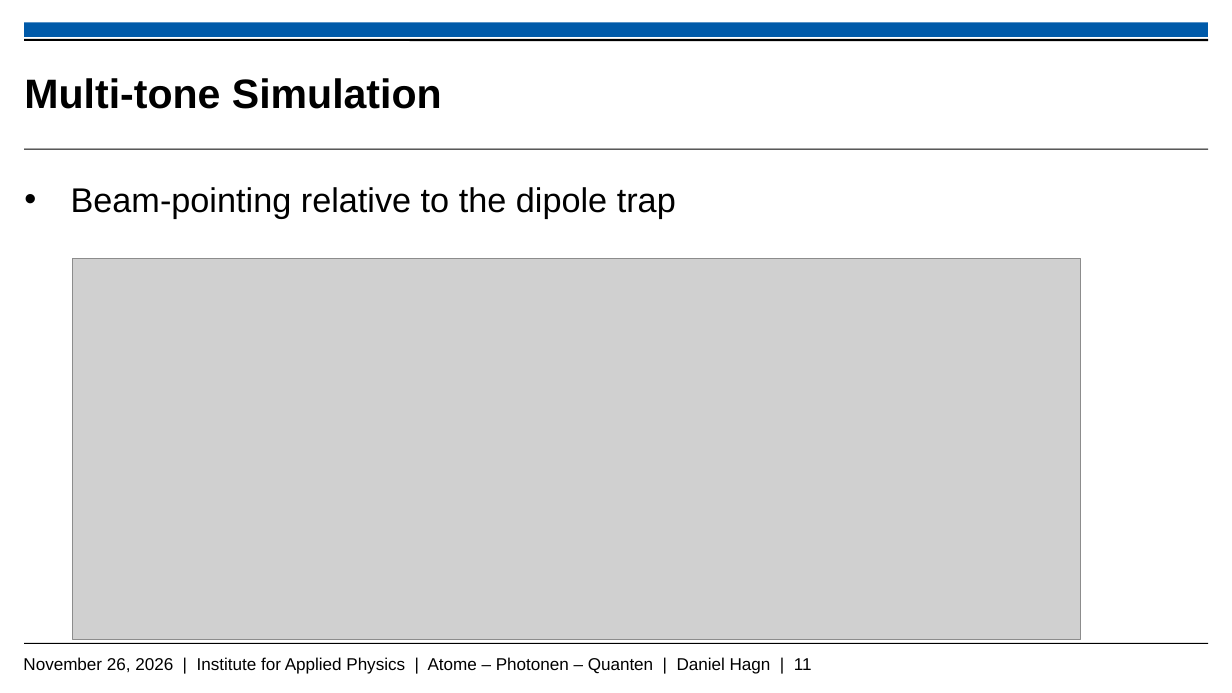
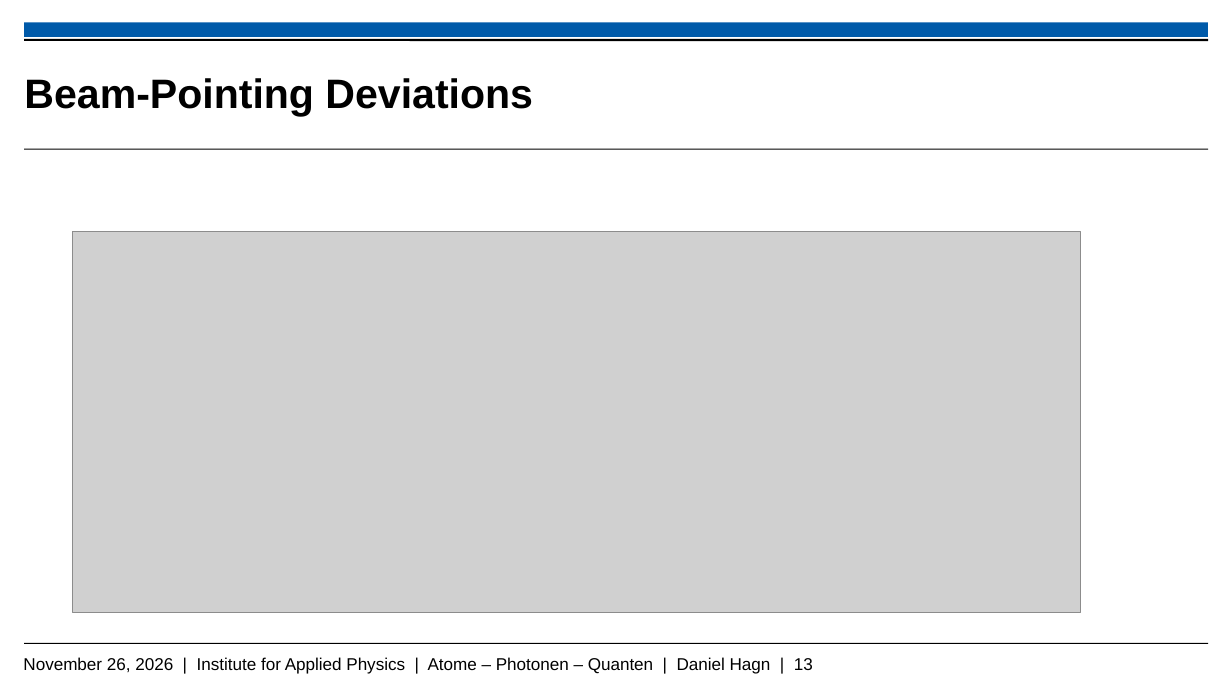
Before and after one commit to Daniel-Hagn-physik/Masterthesis_Backup, a slide deck: slide 13 of Hagn_Daniel_Mastervortrag.pptx (slide 11 before the commit). Drawn at 1232x693 pixels with LibreOffice and Linux fonts; fonts in the diff are those of the drawing; grey boxes stand for pictures; background and template pictures are left out. Boxes give left, top, right and bottom in pixels: in the first picture for what was removed or moved away, otherwise in the second. Text is boxed around its words. In the diff, an @@ line names an element or a change of style, - is before the commit and + after.

```diff
--- a/Hagn_Daniel_Mastervortrag.pptx
+++ b/Hagn_Daniel_Mastervortrag.pptx
@@ title at bbox=[24, 78, 533, 116]: text changed @@
-Multi-tone Simulation
+Beam-Pointing Deviations
@@ text removed at bbox=[71, 187, 676, 218] @@
-• Beam-pointing relative to the dipole trap
@@ picture: place and size @@
-picture at bbox=[73, 259, 1080, 639]
+picture at bbox=[73, 232, 1080, 612]
@@ text at bbox=[23, 657, 813, 674]: text changed @@
-November 26, 2026 | Institute for Applied Physics | Atome – Photonen – Quanten | Daniel Hagn | 11
+November 26, 2026 | Institute for Applied Physics | Atome – Photonen – Quanten | Daniel Hagn | 13
```
Also in this commit, not shown: 11 other slides changed, 6 slides added, 7 slides removed.
